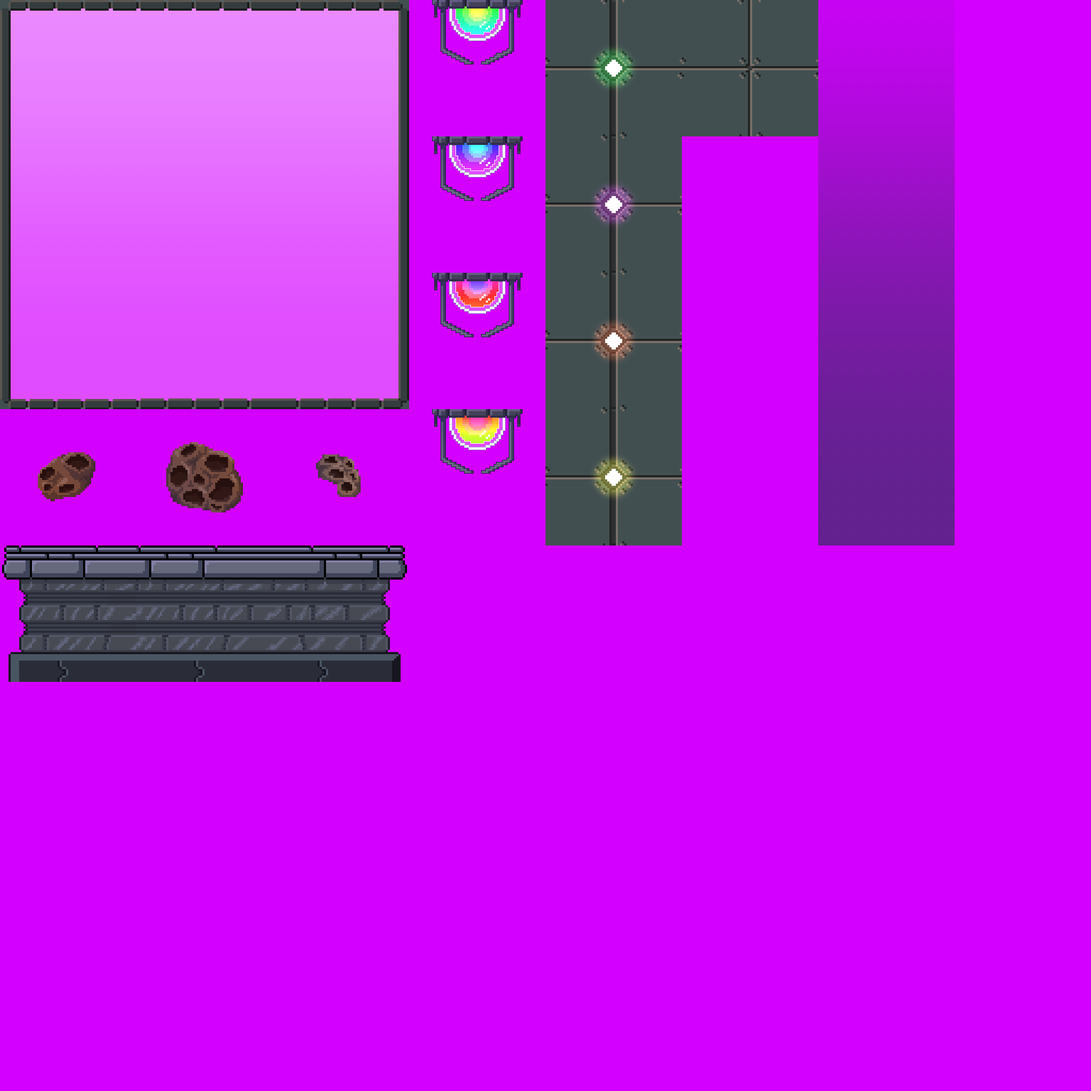
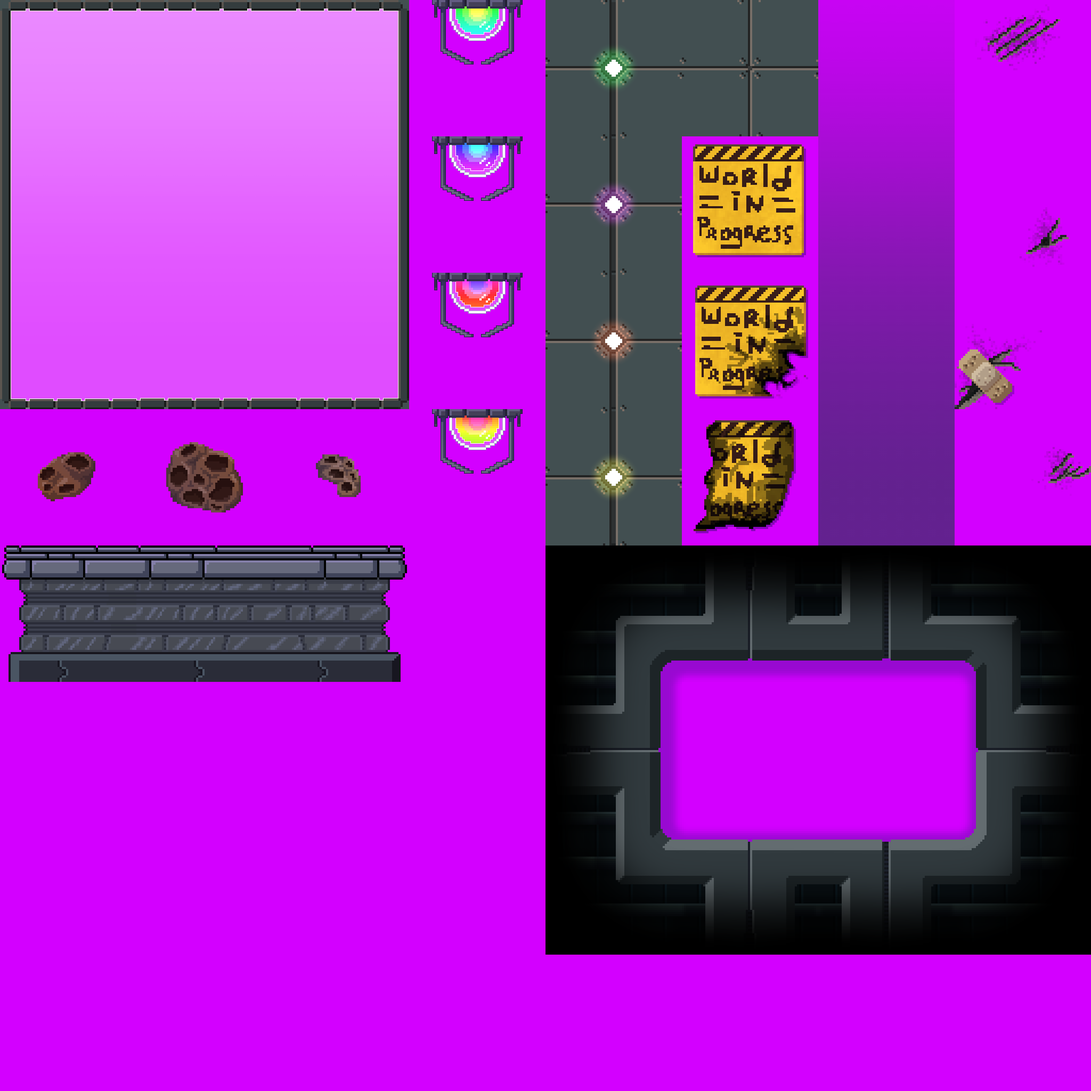
Comparing the layer stacks of the two 1091 × 1091 images. Changes:
added layer "spr_Scratches4 Copie" above "spr_Scratches3 Copie" over [1031, 447, 1091, 497]
added layer "spr_Scratches3 Copie" above "spr_Scratches2 Copie" over [955, 324, 1043, 410]
added layer "spr_Scratches2 Copie" above "spr_Scratches1 Copie" over [1020, 207, 1070, 268]
added layer "spr_Scratches1 Copie" above "Calque 3" over [975, 4, 1061, 71]
added layer "spr_Affiche1C Copie" above "spr_Affiche1B Copie" over [693, 420, 797, 534]
added layer "spr_Affiche1B Copie" above "spr_Affiche1A Copie" over [695, 285, 809, 399]
added layer "spr_Affiche1A Copie" above "Calque 1 Copie" over [693, 144, 807, 258]
added layer "spr_Bordure Copie" above "spr_Meteorite1 Copie" over [545, 545, 1091, 956]
renamed "Fenetre Copie" to "Calque 2", painted on it over [10, 8, 399, 402]
